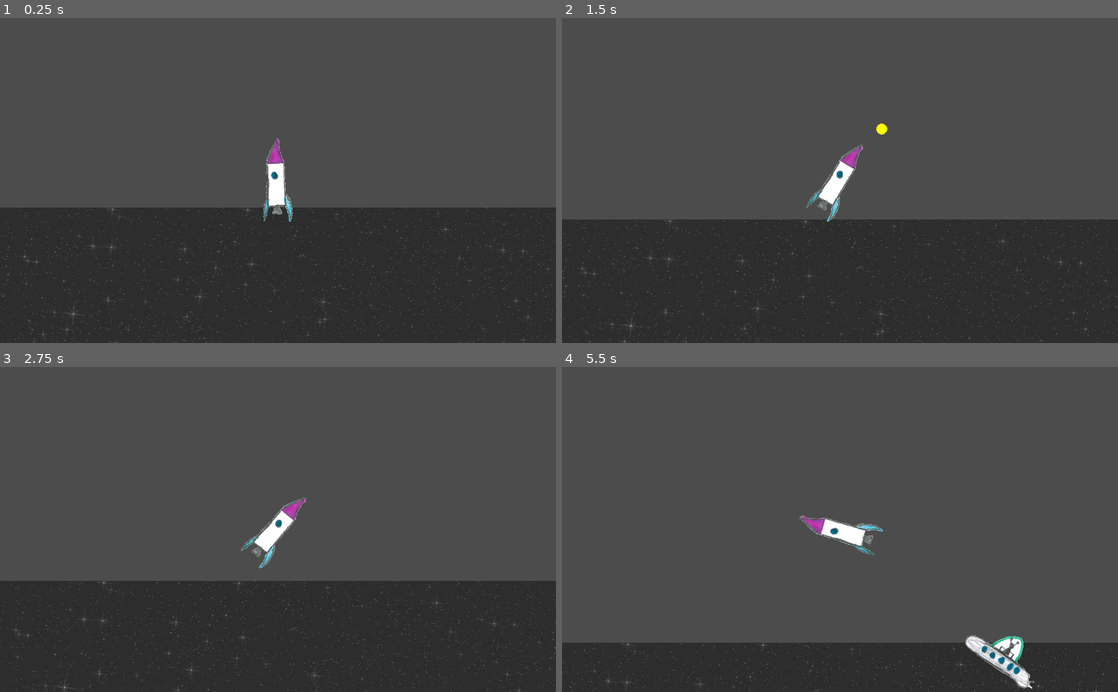
Above: before the commit, frames 1-4 (two rows, left to right).
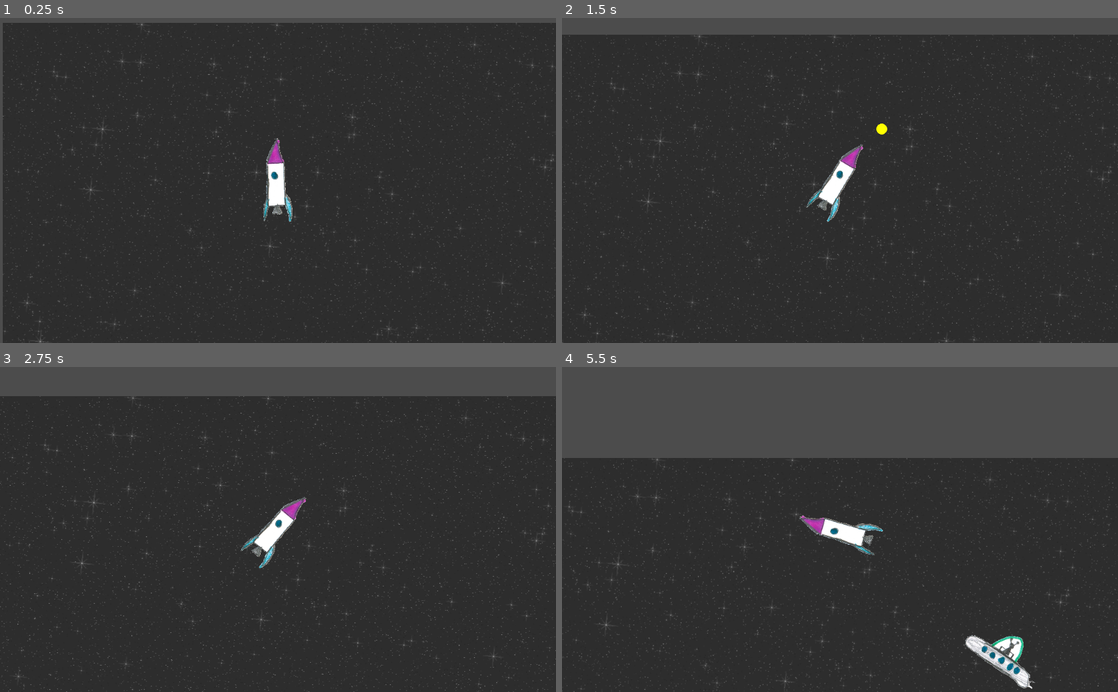
Above: after the commit, the same moments.

Repository: the-g-force/FamJam-April2020
Game: Godot game, scene res://src/Level.tscn
Two runs of this game, one before a commit and one after it. Both use one fixed random seed, a clock stepped at 60 frames per second and the inputs below.
Inputs:
- Up to frame 1 (0.25 s): no input
- Up to frame 2 (1.5 s): hold Right (TurnRight) 0.53-1.28 s; tap Space (Fire) at 0.6, 1.35 s; hold Left (TurnLeft) from 1.28 s (still down)
- Up to frame 3 (2.75 s): release Left (TurnLeft) at 2.03 s; hold Right (TurnRight) from 2.03 s (still down); tap Space (Fire) at 2.1 s
- Up to frame 4 (5.5 s): release Right (TurnRight) at 2.78 s; hold Up (Thrust) 2.78-3.53 s; tap Space (Fire) every 0.75 s from 2.85 to 5.1 s; hold Left (TurnLeft) from 3.53 s (still down)

The runs differ from the first frame. In frame 1, 54% of the frame differs, in the area x 0-100%, y 1-100%; in frame 2, 54%; in frame 3, 54%, in the area x 0-100%, y 8-100%; in frame 4, 53%.

Commit message:
Move background image back where it belongs

Diff:
--- a/project/src/Level.tscn
+++ b/project/src/Level.tscn
@@ -9,8 +9,7 @@
 
 [node name="Node2D" type="Node2D"]
 
-[node name="Sprite" type="Sprite" parent="."]
-position = Vector2( -1077.78, 341.181 )
+[node name="Background" type="Sprite" parent="."]
 texture = ExtResource( 2 )
 centered = false
 region_enabled = true
